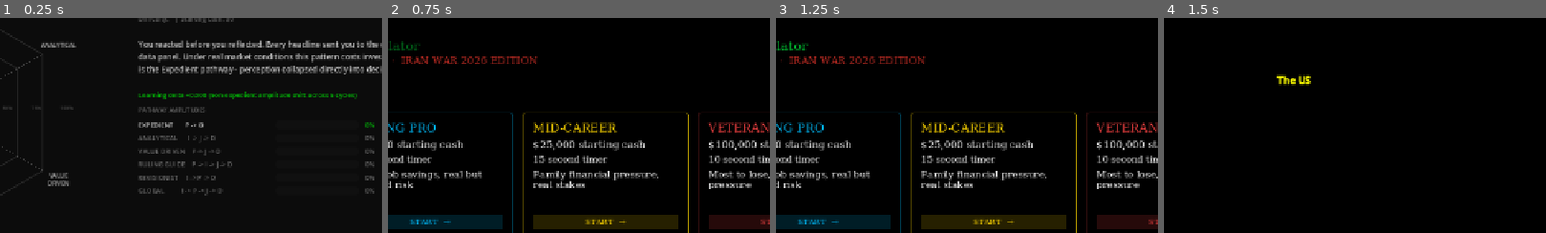
Above: before the commit, frames 1-4 (left to right).
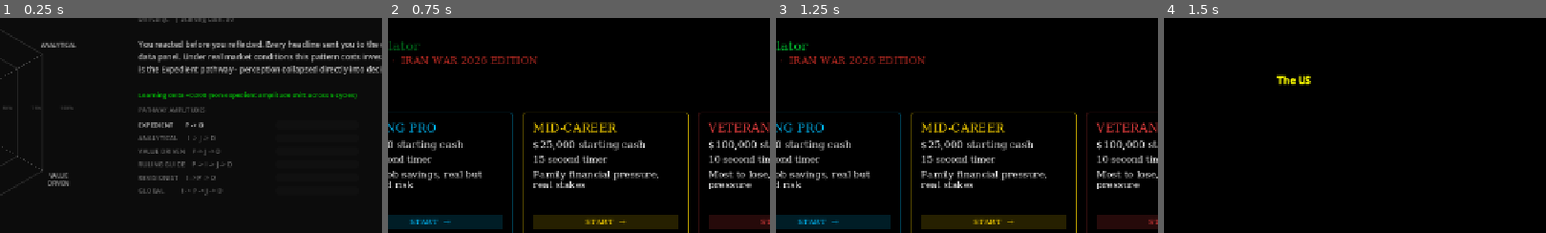
Above: after the commit, the same moments.

Repository: FirstandtheLast12/CRASH-IQ-FINAL-PROJECT-
Game: Godot game, scene res://scenes/ProfileScreen.tscn
Same seed, same stepped clock (60 frames per second), same inputs: the game is played once before the commit and once after it. This scene is started directly instead of the project's main scene.
Inputs:
- Up to frame 1 (0.25 s): no input
- Up to frame 2 (0.75 s): click "PLAY AGAIN" at 0.5 s
- Up to frame 3 (1.25 s): no input
- Up to frame 4 (1.5 s): click "START →" at 1.25 s
The pictures show only the part of the screen within x 33-83%, y 16-66%; the shares and areas given below are measured in that part.

The runs differ from the first frame. In frame 1, 0.2% of the frame differs, in the area x 95-98%, y 48-82%; in frame 2, nothing differs; in frame 3, nothing differs; in frame 4, nothing differs.

Commit message:
Removed percentage a the end of simulation

Diff:
--- a/crashiq/scripts/ProfileScreen.gd
+++ b/crashiq/scripts/ProfileScreen.gd
@@ -98,18 +98,8 @@
 		bar.size_flags_vertical = Control.SIZE_SHRINK_CENTER
 		bar.show_percentage = false
 
-		var pct_lbl: Label = Label.new()
-		pct_lbl.text = "%d%%" % roundi(amplitude * 100.0)
-		pct_lbl.custom_minimum_size = Vector2(36, 0)
-		pct_lbl.add_theme_font_size_override("font_size", 11)
-		pct_lbl.add_theme_color_override(
-			"font_color",
-			Color("00c805") if is_dominant else Color(1, 1, 1, 0.4)
-		)
-
 		row.add_child(name_lbl)
 		row.add_child(bar)
-		row.add_child(pct_lbl)
 		_breakdown.add_child(row)
 
 func _on_play_again() -> void:
Not shown, changed: .DS_Store
